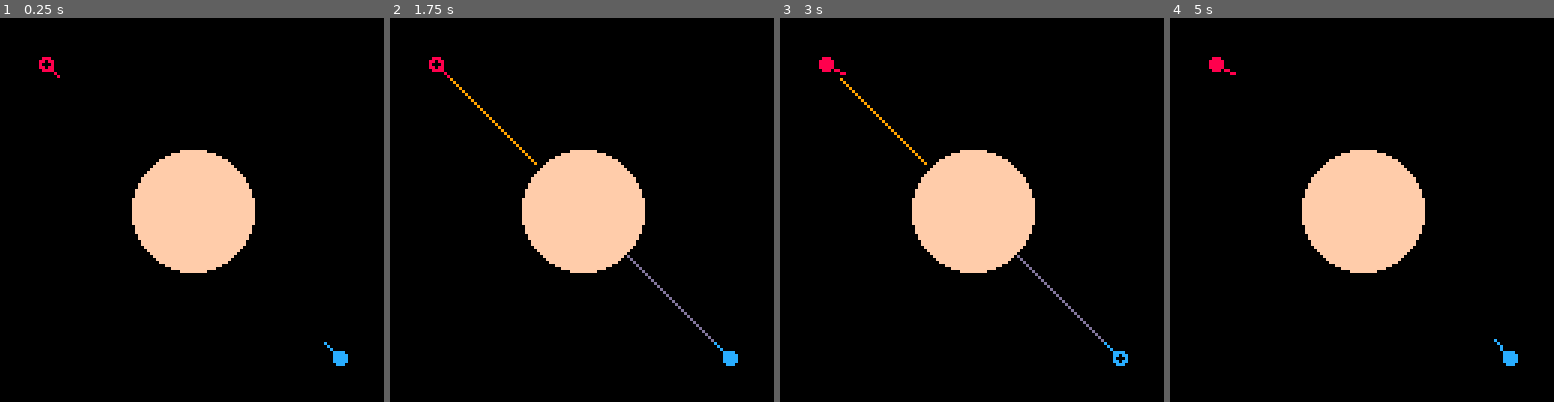
Above: before the commit, frames 1-4 (left to right).
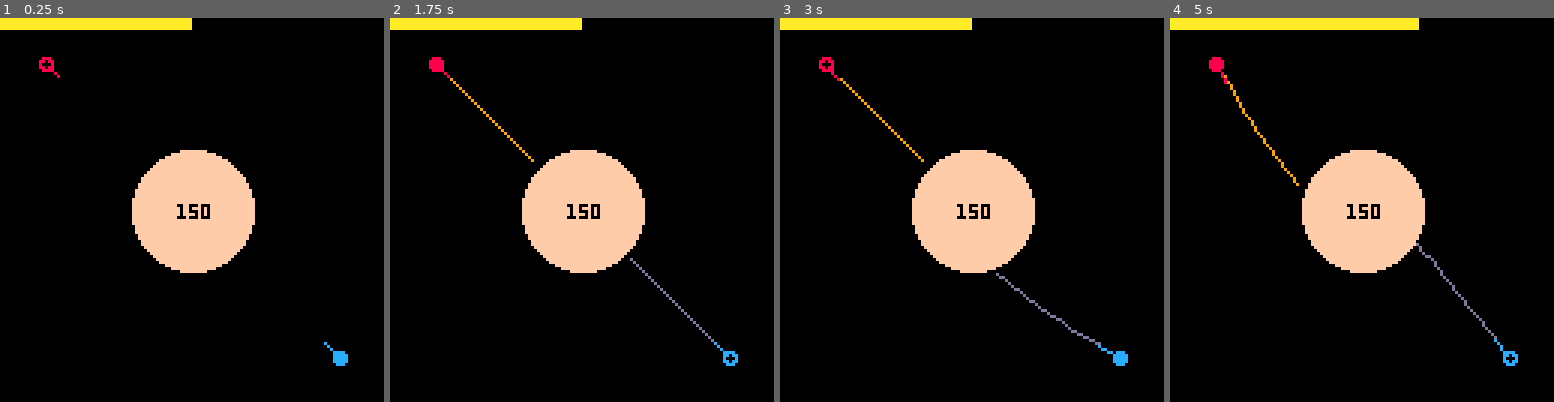
Above: after the commit, the same moments.

Repository: alxgnon/pico-8
Game: PICO-8 cartridge gravitywar.p8
Two runs of this game, one before a commit and one after it. Both use one fixed random seed, a clock stepped at 60 frames per second and the inputs below.
Inputs:
- Up to frame 1 (0.25 s): no input
- Up to frame 2 (1.75 s): tap O (Z key) at 0.33, 0.7, 1.43 s; tap X (X key) at 1.07 s
- Up to frame 3 (3 s): hold Left 1.97-2.37 s; tap X (X key) at 2.07, 2.4, 2.73 s; tap O (Z key) at 2.22 s; hold Down 2.42-2.82 s; hold Right from 2.87 s (still down)
- Up to frame 4 (5 s): tap X (X key) every 0.33 s from 3.07 to 4.73 s; tap O (Z key) at 3.1, 3.98, 4.87 s; release Right at 3.53 s; hold Up 3.58-4.08 s; hold Right 4.13-4.53 s; hold Down from 4.58 s (still down)

The runs differ from the first frame. In frame 1, 1.8% of the frame differs, in the area x 0-55%, y 0-53%; in frame 2, 1.8%; in frame 3, 2.3%; in frame 4, 2.7%, in the area x 0-90%, y 0-90%.

Commit message:
gravity: now with gravity!

Diff:
--- a/gravitywar.p8
+++ b/gravitywar.p8
@@ -4,6 +4,8 @@
 players = {}
 planets = {}
 shots = {}
+
+local power_limit = 2.0
 
 function player(x, y, col)
 	local d = atan2(64-x,64-y,x,y)
@@ -13,6 +15,7 @@
 		d = d,
 		od = d,
 		r = 2,
+		power = 1.0,
 		col = col,
 	}
 end
@@ -22,7 +25,7 @@
 		x = x,
 		y = y,
 		r = r,
-		mass = 1,
+		mass = 150,
 	}
 end
 
@@ -49,8 +52,10 @@
 function collides(shot, other)
 	local sx, sy = shot.x, shot.y
 	local ox, oy, r = other.x, other.y, other.r
-	return sqrt((ox-sx)*(ox-sx)+(oy-sy)*(oy-sy)) < r
+	return sqrt(sqr(ox-sx)+sqr(oy-sy)) < r
 end
+
+function sqr(x) return x * x end
 
 function _update()
 	if playing == 0 then
@@ -68,6 +73,11 @@
 			end
 
 			for b in all(planets) do
+				local d = atan2(b.x-a.x,b.y-a.y,a.x,a.y)
+				local grav = b.mass / abs(sqr(b.x-a.x)+sqr(b.y-a.y))
+				a.dx += grav * cos(d)
+				a.dy += grav * sin(d)
+
 				if collides(a, b) then
 					del(shots, a)
 				end
@@ -90,6 +100,10 @@
 	a.od = a.d
 	if (btn"0") a.d += 0.005
 	if (btn"1") a.d -= 0.005
+	if (btn"2") a.power += 0.03
+	if (btn"3") a.power -= 0.03
+
+	a.power = max(min(a.power, 2), 0)
 
 	if not btn"4" then
 		hold4 = false
@@ -100,7 +114,7 @@
 
 	if playing > #players then
 		for a in all(players) do
-			add(shots, shot(a.x, a.y, a.d, 2, a.col))
+			add(shots, shot(a.x + cos(a.d) * 4, a.y + sin(a.d) * 4, a.d, 2 * a.power, a.col))
 		end
 		playing = 0
 	end
@@ -138,7 +152,14 @@
 
 	for a in all(planets) do
 		circfill(a.x, a.y, a.r, 15)
+		print(a.mass, a.x - 5, a.y - 2, 0)
 	end
 
 	draw_players()
+
+	local a = players[playing]
+	if a then
+		rectfill(0, 0, 128, 3, 10)
+		rectfill(a.power * (128/power_limit), 0, 128, 3, 0)
+	end
 end
